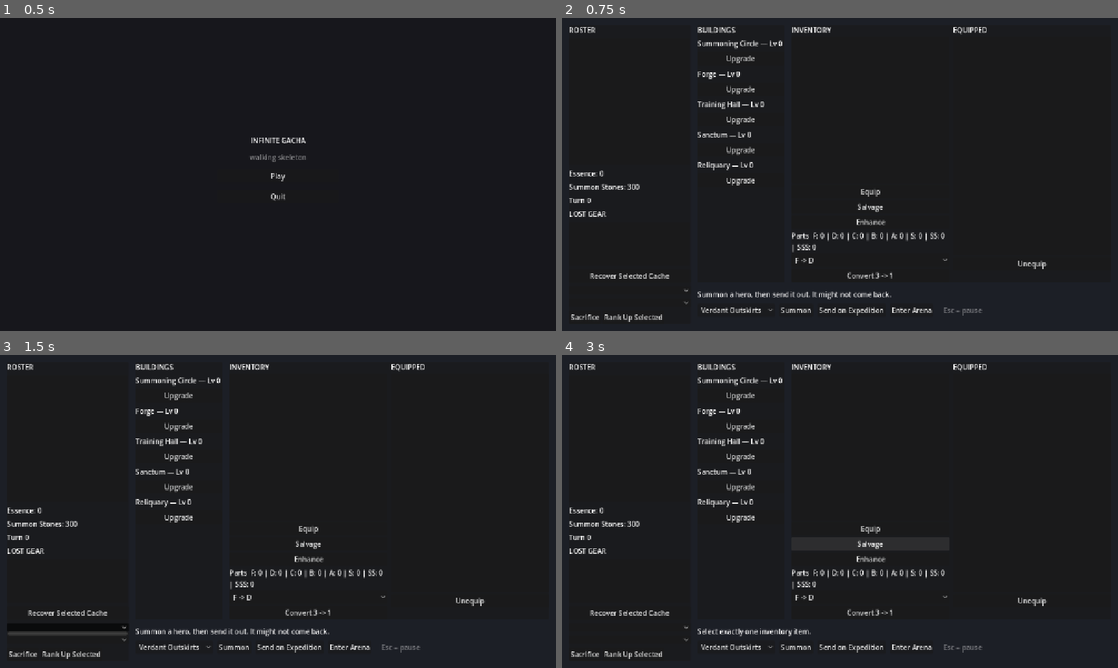
Above: before the commit, frames 1-4 (two rows, left to right).
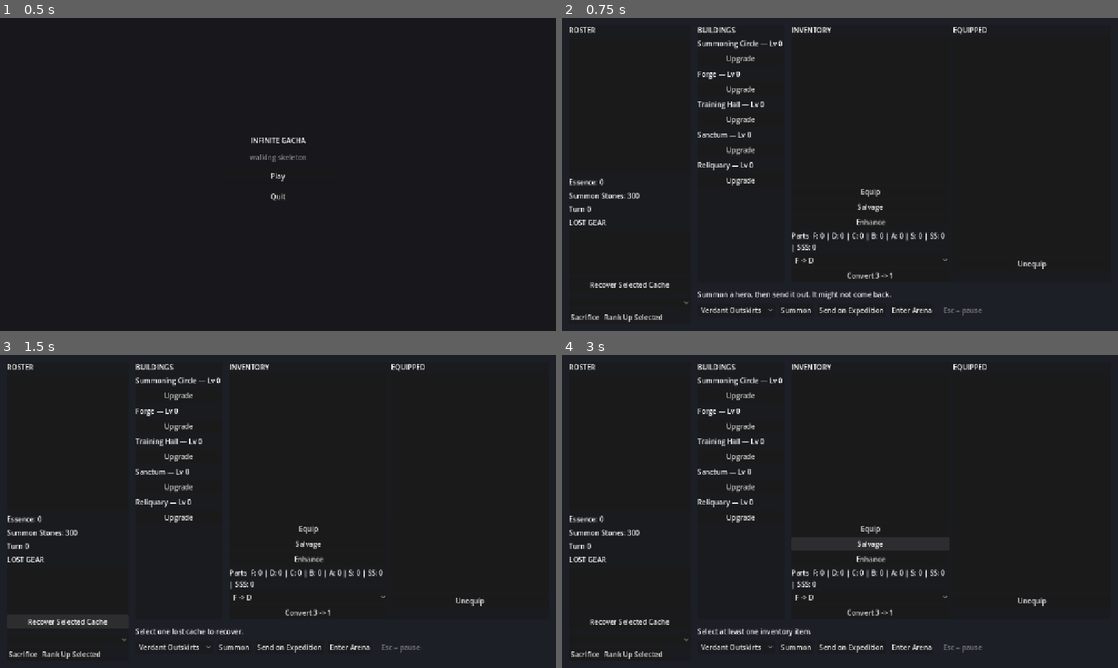
Above: after the commit, the same moments.

Repository: Joony117/Hearthbound
Game: Godot game, scene res://ui/main_menu.tscn
Same seed, same stepped clock (60 frames per second), same inputs: the game is played once before the commit and once after it.
Inputs (mouse positions are in pixels of both pictures, inside the frame that each line leads up to):
- Up to frame 1 (0.5 s): no input
- Up to frame 2 (0.75 s): click "Play" at 0.5 s
- Up to frame 3 (1.5 s): click (66, 627) at 1.27 s
- Up to frame 4 (3 s): click "Sacrifice" at 2 s; click "Salvage" at 2.75 s

Frame 1 is identical in both runs. In frame 2, 1.0% of the frame differs, in the area x 1-23%, y 48-88%; in frame 3, 1.9%, in the area x 1-60%, y 48-90%; in frame 4, 1.2%.

Commit message:
feat: sacrifice and salvage in batches
P2-27. Fodder becomes a multi-select ItemList, the inventory list widens to
match, and each action takes one dialog naming the whole batch and the summed
payout instead of one press per item.

The batch holds Hero/Item references snapshotted before the first call: every
sacrifice_hero()/salvage_item() emits roster_changed, which clears and rebuilds
both lists, so a loop reading list metadata by index would act on a list that no
longer holds what it saw. A batch of exactly one produces byte-identical status
text to before.

Boundary 2 (scene seam). Verifier returned pass-with-concerns; its one finding
that mattered was the ticket'''s own wrong enum ordinal — select_mode = 2 is
SELECT_TOGGLE, not SELECT_MULTI, and both gates plus 148 tests stayed green on it
because nothing in the suite drives a real mouse click. Corrected to 1.

Co-Authored-By: Claude Opus 5 <noreply@anthropic.com>

Diff:
--- a/hub/hub.gd
+++ b/hub/hub.gd
@@ -9,7 +9,7 @@
 ]
 
 @onready var _roster_list: ItemList = %RosterList
-@onready var _fodder_option: OptionButton = %FodderOption
+@onready var _fodder_list: ItemList = %FodderList
 @onready var _target_option: OptionButton = %TargetOption
 @onready var _essence: Label = %Essence
 @onready var _stones: Label = %Stones
@@ -73,22 +73,27 @@
 
 
 func _refresh_roster() -> void:
+	_refresh_hero_list(_roster_list)
+	_refresh_hero_list(_fodder_list)
+	_refresh_hero_option(_target_option)
+
+
+## Both multi-select hero lists rebuild the same way: re-select by identity after the clear, so a
+## hero that left the roster drops out of the selection instead of the row under it taking its place.
+func _refresh_hero_list(list: ItemList) -> void:
 	var selected_heroes: Array[Hero] = []
-	for selected_index: int in _roster_list.get_selected_items():
-		var selected_hero: Hero = _roster_list.get_item_metadata(selected_index) as Hero
+	for selected_index: int in list.get_selected_items():
+		var selected_hero: Hero = list.get_item_metadata(selected_index) as Hero
 		if selected_hero != null:
 			selected_heroes.append(selected_hero)
-
-	_roster_list.clear()
+	list.clear()
 	for hero: Hero in GameSession.roster:
 		var archetype_name: String = Summon.archetype_label_for(hero.def_id)
-		_roster_list.add_item("[%s]  %s — %s" % [hero.rank_label(BALANCE), hero.hero_name, archetype_name])
-		var item_index: int = _roster_list.item_count - 1
-		_roster_list.set_item_metadata(item_index, hero)
+		list.add_item("[%s]  %s — %s" % [hero.rank_label(BALANCE), hero.hero_name, archetype_name])
+		var item_index: int = list.item_count - 1
+		list.set_item_metadata(item_index, hero)
 		if selected_heroes.has(hero):
-			_roster_list.select(item_index, false)
-	_refresh_hero_option(_fodder_option)
-	_refresh_hero_option(_target_option)
+			list.select(item_index, false)
 
 
 func _refresh_hero_option(option: OptionButton) -> void:
@@ -98,8 +103,8 @@
 		var archetype_name: String = Summon.archetype_label_for(hero.def_id)
 		option.add_item("[%s]  %s — %s" % [hero.rank_label(BALANCE), hero.hero_name, archetype_name])
 		option.set_item_metadata(option.item_count - 1, hero)
-	# add_item() auto-selects index 0 on a cleared button. Re-selecting by identity after the
-	# loop is what stops a sacrificed hero's slot silently retargeting whoever took its place.
+	# Only TargetOption auto-selects index 0 on a cleared button. Re-selecting by identity after
+	# the loop is what stops a sacrificed hero's target silently retargeting whoever took its place.
 	option.select(GameSession.roster.find(selected_hero))
 
 
@@ -329,41 +334,60 @@
 
 
 func _on_sacrifice_pressed() -> void:
-	var fodder: Hero = _fodder_option.get_selected_metadata() as Hero if _fodder_option.selected >= 0 else null
+	var fodders: Array[Hero] = []
+	for selected_index: int in _fodder_list.get_selected_items():
+		var fodder: Hero = _fodder_list.get_item_metadata(selected_index) as Hero
+		if fodder != null:
+			fodders.append(fodder)
 	var target: Hero = _target_option.get_selected_metadata() as Hero if _target_option.selected >= 0 else null
-	if fodder == null or target == null:
+	if fodders.is_empty() or target == null:
 		_status.text = "Select both a fodder hero and a target hero."
 		return
-	if fodder == target:
-		_status.text = "A hero cannot be sacrificed into itself."
-		return
-	if not GameSession.roster.has(fodder):
-		_status.text = "Cannot sacrifice: fodder is no longer in the roster."
-		return
-	if not fodder.equipped.is_empty():
-		_status.text = "Unequip the fodder hero before sacrificing it."
-		return
 	var sanctum_level: int = clampi(GameSession.building_levels[3], 0, BALANCE.summoning_circle_level_cap)
-	var essence_yield: int = Hero.compute_essence_yield(fodder, target, BALANCE, sanctum_level)
+	var essence_yield: int = 0
+	var fodder_names: PackedStringArray = []
+	for fodder: Hero in fodders:
+		if fodder == target:
+			_status.text = "A hero cannot be sacrificed into itself."
+			return
+		if not GameSession.roster.has(fodder):
+			_status.text = "Cannot sacrifice: %s is no longer in the roster." % fodder.hero_name
+			return
+		if not fodder.equipped.is_empty():
+			_status.text = "Unequip %s before sacrificing it." % fodder.hero_name
+			return
+		essence_yield += Hero.compute_essence_yield(fodder, target, BALANCE, sanctum_level)
+		fodder_names.append("[%s] %s" % [fodder.rank_label(BALANCE), fodder.hero_name])
+	var fodder_text: String = ", ".join(fodder_names)
+	var destruction_text: String = fodders[0].hero_name if fodders.size() == 1 else "%d heroes" % fodders.size()
 	_ask(
-		"Sacrifice [%s] %s into [%s] %s for %d essence?\n\n%s is destroyed permanently." % [
-			fodder.rank_label(BALANCE),
-			fodder.hero_name,
+		"Sacrifice %s into [%s] %s for %d essence?\n\n%s %s destroyed permanently." % [
+			fodder_text,
 			target.rank_label(BALANCE),
 			target.hero_name,
 			essence_yield,
-			fodder.hero_name,
+			destruction_text,
+			"is" if fodders.size() == 1 else "are",
 		],
-		_do_sacrifice.bind(fodder, target, essence_yield),
+		_do_sacrifice.bind(fodders, target),
 	)
 
 
-func _do_sacrifice(fodder: Hero, target: Hero, essence_yield: int) -> void:
-	var fodder_name: String = fodder.hero_name
-	if GameSession.sacrifice_hero(fodder, target, BALANCE):
-		_status.text = "Sacrificed %s for %d essence." % [fodder_name, essence_yield]
+func _do_sacrifice(fodders: Array[Hero], target: Hero) -> void:
+	var sanctum_level: int = clampi(GameSession.building_levels[3], 0, BALANCE.summoning_circle_level_cap)
+	var sacrificed_count: int = 0
+	var credited_essence: int = 0
+	for fodder: Hero in fodders:
+		var essence_yield: int = Hero.compute_essence_yield(fodder, target, BALANCE, sanctum_level)
+		if GameSession.sacrifice_hero(fodder, target, BALANCE):
+			sacrificed_count += 1
+			credited_essence += essence_yield
+	if fodders.size() == 1 and sacrificed_count == 1:
+		_status.text = "Sacrificed %s for %d essence." % [fodders[0].hero_name, credited_essence]
+	elif sacrificed_count == fodders.size():
+		_status.text = "Sacrificed %d heroes for %d essence." % [sacrificed_count, credited_essence]
 	else:
-		_status.text = "Cannot sacrifice the selected hero."
+		_status.text = "Sacrificed %d of %d heroes for %d essence." % [sacrificed_count, fodders.size(), credited_essence]
 
 
 func _on_rank_up_pressed() -> void:
@@ -416,28 +440,44 @@
 
 func _on_salvage_pressed() -> void:
 	var selected: PackedInt32Array = _inventory_list.get_selected_items()
-	if selected.size() != 1:
-		_status.text = "Select exactly one inventory item."
-		return
-	var item: Item = _inventory_list.get_item_metadata(selected[0]) as Item
-	assert(item != null)
-	var rank_label: String = item.rank_label(BALANCE)
-	var forge_level: int = clampi(GameSession.building_levels[1], 0, BALANCE.summoning_circle_level_cap)
-	var salvage_yield: int = roundi((3 + clampi(item.enhance_level, 0, BALANCE.forge_enhance_cap_max)) * (1.0 + BALANCE.forge_salvage_yield_bonus * forge_level))
-	var definition: EquipmentDefinition = Item.definition_for(item.def_id)
-	var item_name: String = definition.display_name if definition != null else str(item.def_id)
-	var enhance_suffix: String = " +%d" % item.enhance_level if item.enhance_level != 0 else ""
+	if selected.size() < 1:
+		_status.text = "Select at least one inventory item."
+		return
+	var items: Array[Item] = []
+	var parts_by_rank: Array[int] = []
+	parts_by_rank.resize(BALANCE.rank_names.size())
+	for selected_index: int in selected:
+		var item: Item = _inventory_list.get_item_metadata(selected_index) as Item
+		if item == null:
+			continue
+		items.append(item)
+		var rank_index: int = clampi(item.rank, 0, parts_by_rank.size() - 1)
+		parts_by_rank[rank_index] += Item.compute_salvage_yield(item, GameSession.building_levels[1], BALANCE)
+	var parts_text: PackedStringArray = []
+	for rank_index: int in parts_by_rank.size():
+		if parts_by_rank[rank_index] > 0:
+			parts_text.append("%d %s parts" % [parts_by_rank[rank_index], BALANCE.rank_names[rank_index]])
+	assert(not items.is_empty())
 	_ask(
-		"Salvage %s %s%s into %d %s parts?\n\nThe item is destroyed." % [
-			rank_label, item_name, enhance_suffix, salvage_yield, rank_label,
-		],
-		_do_salvage.bind(item, rank_label, salvage_yield),
+		"Salvage %d %s into %s?\n\n%s %s destroyed." % [
+			items.size(), "item" if items.size() == 1 else "items", ", ".join(parts_text),
+			"The item" if items.size() == 1 else "The items", "is" if items.size() == 1 else "are",
+		], _do_salvage.bind(items, parts_by_rank),
 	)
 
 
-func _do_salvage(item: Item, rank_label: String, salvage_yield: int) -> void:
-	GameSession.salvage_item(item, BALANCE)
-	_status.text = "Salvaged %s item into %d %s parts." % [rank_label, salvage_yield, rank_label]
+func _do_salvage(items: Array[Item], parts_by_rank: Array[int]) -> void:
+	for item: Item in items:
+		GameSession.salvage_item(item, BALANCE)
+	var parts_text: PackedStringArray = []
+	for rank_index: int in parts_by_rank.size():
+		if parts_by_rank[rank_index] > 0:
+			parts_text.append("%d %s parts" % [parts_by_rank[rank_index], BALANCE.rank_names[rank_index]])
+	if items.size() == 1:
+		var rank_index: int = clampi(items[0].rank, 0, BALANCE.rank_names.size() - 1)
+		_status.text = "Salvaged %s item into %s." % [BALANCE.rank_names[rank_index], parts_text[0]]
+	else:
+		_status.text = "Salvaged %d items into %s." % [items.size(), ", ".join(parts_text)]
 
 
 func _on_enhance_pressed() -> void:
--- a/hub/hub.tscn
+++ b/hub/hub.tscn
@@ -151,9 +151,10 @@
 layout_mode = 2
 text = "Recover Selected Cache"
 
-[node name="FodderOption" type="OptionButton" parent="UI/Root/RosterPanel/VBox"]
-unique_name_in_owner = true
-layout_mode = 2
+[node name="FodderList" type="ItemList" parent="UI/Root/RosterPanel/VBox"]
+unique_name_in_owner = true
+layout_mode = 2
+select_mode = 1
 
 [node name="TargetOption" type="OptionButton" parent="UI/Root/RosterPanel/VBox"]
 unique_name_in_owner = true
@@ -259,7 +260,7 @@
 unique_name_in_owner = true
 layout_mode = 2
 size_flags_vertical = 3
-select_mode = 0
+select_mode = 1
 
 [node name="Equip" type="Button" parent="UI/Root/EquipmentPanel/Columns/Inventory"]
 layout_mode = 2
--- a/tests/unit/test_buildings.gd
+++ b/tests/unit/test_buildings.gd
@@ -102,6 +102,36 @@
 	assert_eq(GameSession.parts[3], parts_before)
 
 
+func test_batch_salvage_credits_each_rank_after_confirm() -> void:
+	var rank_b_item := Item.new(&"ring", 3)
+	var rank_c_item := Item.new(&"boots", 2)
+	GameSession.add_item(rank_b_item)
+	GameSession.add_item(rank_c_item)
+	var hub_scene: PackedScene = load("res://hub/hub.tscn") as PackedScene
+	var hub: Node3D = hub_scene.instantiate() as Node3D
+	add_child_autofree(hub)
+	var inventory_list: ItemList = hub.get_node("%InventoryList") as ItemList
+	var salvage_button: Button = hub.get_node("UI/Root/EquipmentPanel/Columns/Inventory/Salvage") as Button
+	var confirm_dialog: ConfirmationDialog = hub.get_node("%ConfirmDialog") as ConfirmationDialog
+	var status: Label = hub.get_node("%Status") as Label
+	var parts_before: Array[int] = GameSession.parts.duplicate()
+
+	for item_index: int in inventory_list.item_count:
+		inventory_list.select(item_index, false)
+	salvage_button.pressed.emit()
+
+	assert_eq(GameSession.inventory.size(), 2)
+	assert_string_contains(confirm_dialog.dialog_text, "2 items")
+	assert_string_contains(confirm_dialog.dialog_text, "3 B parts")
+	assert_string_contains(confirm_dialog.dialog_text, "3 C parts")
+	confirm_dialog.confirmed.emit()
+
+	assert_true(GameSession.inventory.is_empty())
+	assert_eq(GameSession.parts[3] - parts_before[3], 3)
+	assert_eq(GameSession.parts[2] - parts_before[2], 3)
+	assert_eq(status.text, "Salvaged 2 items into 3 C parts, 3 B parts.")
+
+
 func test_training_hall_upgrade_updates_hub() -> void:
 	GameSession.parts[0] = 20
 	var hub_scene: PackedScene = load("res://hub/hub.tscn") as PackedScene
--- a/tests/unit/test_sanctum.gd
+++ b/tests/unit/test_sanctum.gd
@@ -17,14 +17,14 @@
 	assert_not_null(hub_scene)
 	var hub: Node3D = hub_scene.instantiate() as Node3D
 	add_child_autofree(hub)
-	var fodder_option: OptionButton = hub.get_node("%FodderOption") as OptionButton
+	var fodder_list: ItemList = hub.get_node("%FodderList") as ItemList
 	var target_option: OptionButton = hub.get_node("%TargetOption") as OptionButton
 	var sacrifice_button: Button = hub.get_node("UI/Root/RosterPanel/VBox/SacrificeButtons/Sacrifice") as Button
 	var confirm_dialog: ConfirmationDialog = hub.get_node("%ConfirmDialog") as ConfirmationDialog
 	var status: Label = hub.get_node("%Status") as Label
 	var essence_before: int = GameSession.essence
 
-	fodder_option.select(0)
+	fodder_list.select(0)
 	target_option.select(1)
 	sacrifice_button.pressed.emit()
 
@@ -37,3 +37,40 @@
 
 	assert_eq(status.text, "Sacrificed Fodder for 98 essence.")
 	assert_eq(GameSession.essence - essence_before, 98)
+
+
+func test_batch_sacrifice_waits_for_confirm_and_sums_three_dupes() -> void:
+	GameSession.building_levels[3] = 999
+	var target := Hero.new("Target", 0)
+	target.def_id = &"mage"
+	GameSession.add_hero(target)
+	for hero_index: int in 3:
+		var fodder := Hero.new("Fodder %d" % (hero_index + 1), 2)
+		fodder.def_id = &"mage"
+		GameSession.add_hero(fodder)
+	var hub_scene: PackedScene = load("res://hub/hub.tscn") as PackedScene
+	var hub: Node3D = hub_scene.instantiate() as Node3D
+	add_child_autofree(hub)
+	var fodder_list: ItemList = hub.get_node("%FodderList") as ItemList
+	var target_option: OptionButton = hub.get_node("%TargetOption") as OptionButton
+	var sacrifice_button: Button = hub.get_node("UI/Root/RosterPanel/VBox/SacrificeButtons/Sacrifice") as Button
+	var confirm_dialog: ConfirmationDialog = hub.get_node("%ConfirmDialog") as ConfirmationDialog
+	var status: Label = hub.get_node("%Status") as Label
+	var essence_before: int = GameSession.essence
+
+	for fodder_index: int in range(1, 4):
+		fodder_list.select(fodder_index, false)
+	target_option.select(0)
+	sacrifice_button.pressed.emit()
+
+	assert_eq(GameSession.roster.size(), 4)
+	assert_eq(GameSession.essence, essence_before)
+	assert_string_contains(confirm_dialog.dialog_text, "Fodder 1")
+	assert_string_contains(confirm_dialog.dialog_text, "Fodder 2")
+	assert_string_contains(confirm_dialog.dialog_text, "Fodder 3")
+	assert_string_contains(confirm_dialog.dialog_text, "879 essence")
+	confirm_dialog.confirmed.emit()
+
+	assert_eq(GameSession.roster.size(), 1)
+	assert_eq(GameSession.essence - essence_before, 879)
+	assert_eq(status.text, "Sacrificed 3 heroes for 879 essence.")
Not shown, changed: docs/TASKS.md
